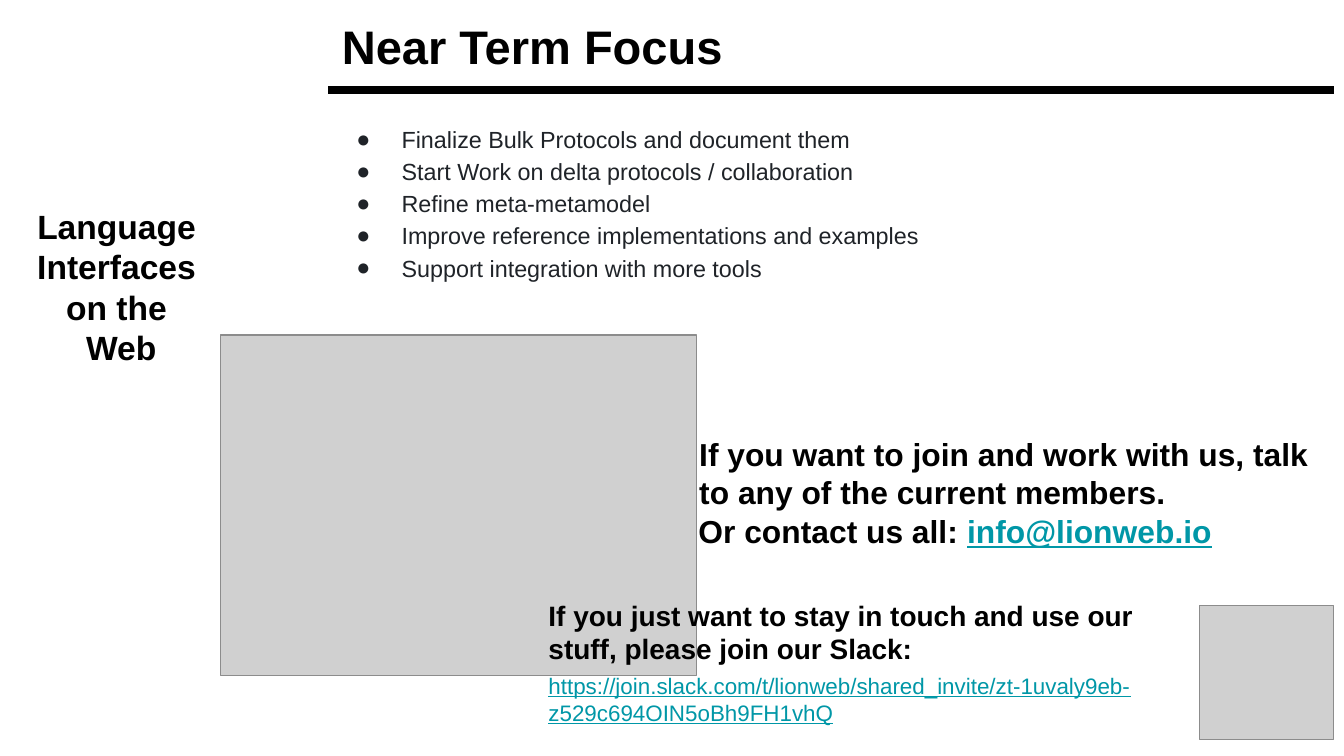
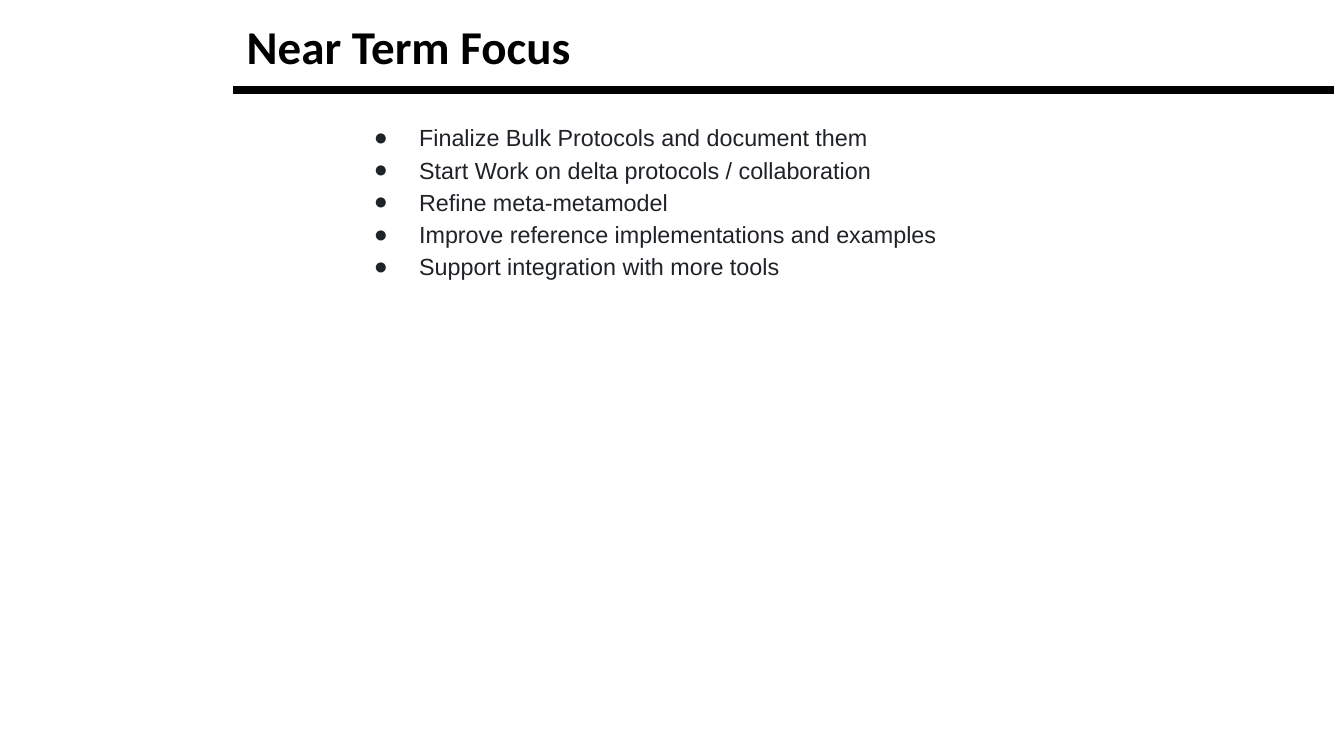
Before and after one commit to LionWeb-io/specification, a slide deck: slide 21 of resources/LangDev Talk.pptx (slide 20 before the commit). Drawn at 1344x756 pixels with LibreOffice and Linux fonts; fonts in the diff are those of the drawing; grey boxes stand for pictures; background and template pictures are left out. Boxes give left, top, right and bottom in pixels: in the first picture for what was removed or moved away, otherwise in the second. Text is boxed around its words. In the diff, an @@ line names an element or a change of style, - is before the commit and + after.

```diff
--- a/resources/LangDev Talk.pptx
+++ b/resources/LangDev Talk.pptx
@@ title "Near Term Focus": place and size @@
-title "Near Term Focus" at <box>342,31,722,65</box>
+title "Near Term Focus" at <box>247,33,570,65</box>
@@ title "Near Term Focus" at <box>247,33,570,65</box>: font Arial to Calibri @@
@@ line moved from (328, 90) - (1335, 90) to (234, 90) - (1335, 90) @@
@@ text "Finalize Bulk Protocols and document ...": place and size @@
-text "Finalize Bulk Protocols and document ..." at <box>402,131,919,282</box>
+text "Finalize Bulk Protocols and document ..." at <box>419,129,936,280</box>
@@ text removed at <box>37,216,196,361</box> @@
-Language
-Interfaces
-on the
-Web
@@ picture removed at <box>220,335,696,675</box> @@
@@ text removed at <box>699,443,1308,510</box> @@
-If you want to join and work with us, talk to any of the current members.
@@ text removed at <box>698,520,1211,548</box> @@
-Or contact us all: info@lionweb.io
@@ text removed at <box>548,604,1133,665</box> @@
-If you just want to stay in touch and use our stuff, please join our Slack:
@@ picture removed at <box>1200,605,1333,739</box> @@
@@ text removed at <box>548,677,1129,726</box> @@
-https://join.slack.com/t/lionweb/shared_invite/zt-1uvaly9eb-z529c694OIN5oBh9FH1vhQ
```
Also in this commit, not shown: 13 other slides changed, 7 slides added, 6 slides removed.
